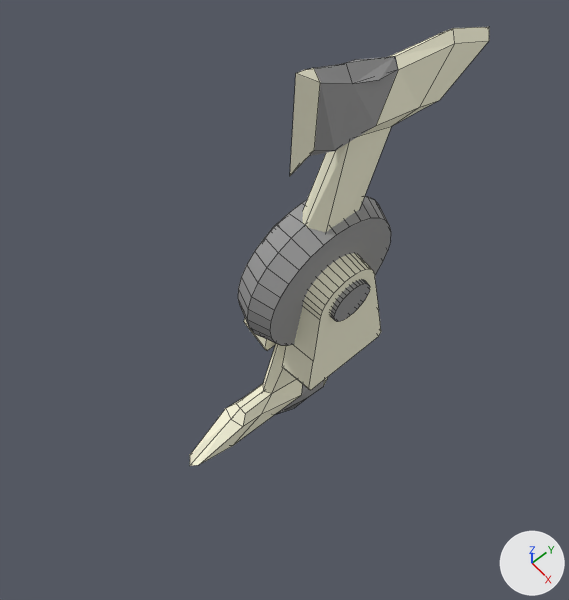
A saved change to the Blender file Assets/Models/AXE SAW.blend.
Camera for both pictures: a 50 mm camera at (13.9, -13.9, 19.7) aimed at (-0.6, -1.4, -10.9). The axes (+X, +Y, +Z) are drawn at lower right. The lights are the same throughout. Mesh edges are drawn as thin lines.

Script lines for the objects in view, before the commit:
```python
me_circle_001 = bpy.data.meshes.new('Circle.001')
me_circle_001.from_pydata(...)  # 111 vertices, 86 faces; spans x -0.58..1.78, y -0.84..0.84, z -0.23..0.22
me_circle_001.materials.append(mat_axetip)  # white #f6f4da
me_cube_007 = bpy.data.meshes.new('Cube.007')
me_cube_007.from_pydata(...)  # 298 vertices, 232 faces; spans x -1.8..1.7, y -2.3..8.6, z -20.5..2.7
# faces by material slot: [80, 152]
me_cube_007.materials.append(mat_axetip)  # white #f6f4da
me_cube_007.materials.append(mat_axe)  # grey #9b9b9b
ob_circle_001 = bpy.data.objects.new('Circle.001', me_circle_001)
ob_circle_001.location = (-0.03, 0.0, -9.1)
ob_circle_001.rotation_euler = (0.0, 1.571, 0.0)  # degrees (0, 90, 0)
ob_circle_001.scale = (3.07, 3.07, 10.8)
ob_cube_001 = bpy.data.objects.new('Cube.001', me_cube_007)
ob_cube_001.location = (0.0, 0.0, -18.9)
ob_cube_001.rotation_euler = (-3.479, -0.00394, 0.0191)  # degrees (-199, -0.2, 1.1)
ob_cube_001.scale = (1.37, 1.0, 1.0)
```
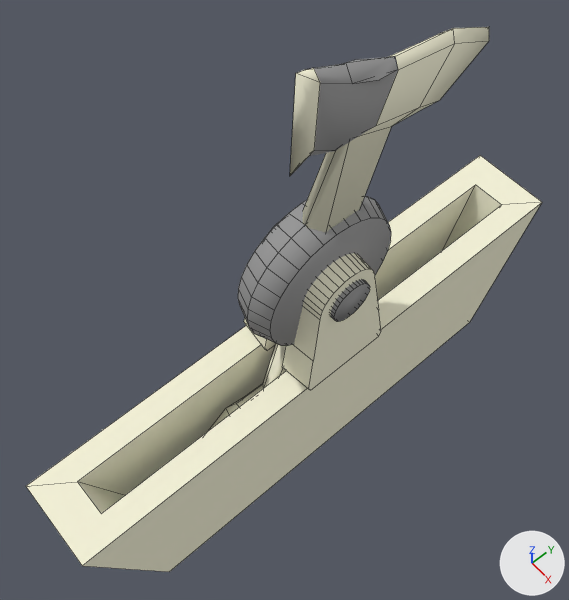
Commit message: AXE SAW - additions

The change, as a diff of the scene's bpy script:
```diff
--- a/Assets/Models/AXE SAW.blend.py
+++ b/Assets/Models/AXE SAW.blend.py
@@ me_circle_001 @@
 # used by ob_circle_001; location = (-0.03, 0.0, -9.1); rotation_euler = (0.0, 1.571, 0.0), in degrees (0, 90, 0); scale = (3.07, 3.07, 10.8)
-me_circle_001.from_pydata(...)  # 111 vertices, 86 faces; spans x -0.58..1.78, y -0.84..0.84, z -0.23..0.22
+me_circle_001.from_pydata(...)  # 127 vertices, 98 faces; spans x -0.58..4.87, y -4.88..4.88, z -0.23..0.22
+# me_circle_001 part 1: a new loose piece of 16 vertices spanning x 1.73..4.87, y -4.88..4.88, z -0.22..0.21, in mat_axetip (white #f6f4da)
 me_circle_001.materials.append(mat_axetip)
@@ me_cube_007 @@
 me_cube_007.from_pydata(...)  # 298 vertices, 232 faces; spans x -1.8..1.7, y -2.3..8.6, z -20.5..2.7
 # used by ob_cube_001; location = (0.0, 0.0, -18.9); rotation_euler = (-3.479, -0.00394, 0.0191), in degrees (-199, -0.2, 1.1); scale = (1.37, 1.0, 1.0)
+# me_cube_007 part 2: all faces are now shaded smooth (232 of 232 changed)
 me_cube_007.materials.append(mat_axetip)
```

Location of each change, [x1, y1, x2, y2] in pixels of the pictures (569 x 600 px):
'Circle.001', reshaped
    before: [244, 253, 381, 390]
    after: [26, 155, 542, 572]
part 1 of me_circle_001, added
    after: [26, 155, 542, 572]
part 2 of me_cube_007, shading changed
    both: [209, 27, 489, 430]
